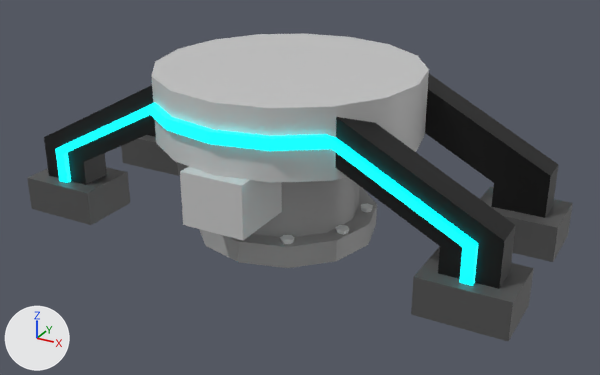
The Blender file assets/models/buildings/well_pump.blend as it was, and as the next commit left it.
Before and after are seen from a 50 mm lens placed at (2.6, -4.54, 2.58), pointed at (0.11, -0.02, 0.31). The lights are fixed; the arrows at lower left show +X, +Y and +Z.

The first picture shows 'feet_3', 'highlights_5', 'legs_2', 'nuts_4', 'pipe_1', 'top_0'.
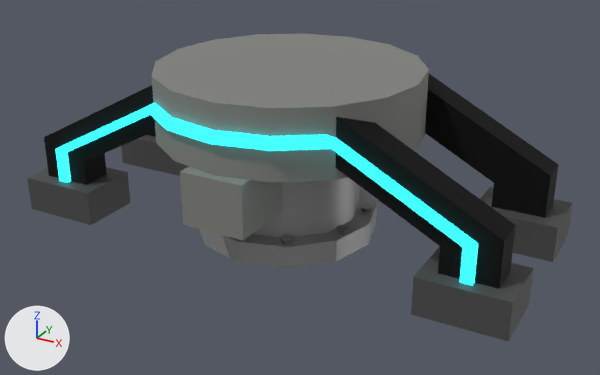
Commit message: Update well pump model

Pixel boxes [x1, y1, x2, y2] of what changed, in the pictures (600 x 375 px):
'top_0', recoloured: [151, 34, 429, 240] in both
'legs_2', recoloured: [53, 74, 558, 288] in both
'highlights_5', recoloured: [55, 103, 478, 286] in both
'nuts_4', recoloured (grey to black): [280, 203, 373, 244] in both

Diff of the bpy script that builds the scene:
```diff
--- a/assets/models/buildings/well_pump.blend.py
+++ b/assets/models/buildings/well_pump.blend.py
@@ mat_material_003 @@
+mat_material_003 = principled_material('Material.003')
+mat_material_003.base_color = (0.274, 0.274, 0.274)  # grey #8f8f8f
+mat_material_003.metallic = 0.898
+mat_material_003.roughness = 0.398
@@ mat_material @@
+mat_material = principled_material('Material')
+mat_material.base_color = (0.0, 0.0, 0.0)  # black #000000
+mat_material.roughness = 0.776
+mat_material.specular_ior_level = 0.295
@@ mat_material_002 @@
+mat_material_002 = principled_material('Material.002')
+mat_material_002.base_color = (0.21, 0.214, 0.195)  # grey #7e7f7a
+mat_material_002.roughness = 0.732
+mat_material_002.specular_ior_level = 0.76
@@ mat_material_007 @@
+mat_material_007 = principled_material('Material.007')
+mat_material_007.base_color = (0.0, 0.0, 0.0)  # black #000000
+mat_material_007.emission_color = (0.0251, 0.915, 1.0)  # cyan #2cf5ff
+mat_material_007.emission_strength = 2.0
@@ me_cylinder_003 @@
 me_cylinder_003.from_pydata(...)  # 50 vertices, 28 faces; spans x 0.0..1.52, y -0.89..0.99, z 0.24..1.01
-me_cylinder_003.materials.append(mat_material_001)
+me_cylinder_003.materials.append(mat_material_007)  # black #000000
@@ me_cylinder_002 @@
 me_cylinder_002.from_pydata(...)  # 44 vertices, 28 faces; spans x -0.9..0.9, y -0.89..0.95, z 0.33..1.13
-me_cylinder_002.materials.append(mat_material_004)  # picture img_untitled_002
+me_cylinder_002.materials.append(mat_material_002)  # grey #7e7f7a
@@ me_cylinder_005 @@
 me_cylinder_005.from_pydata(...)  # 54 vertices, 40 faces; spans x -1.65..1.65, y -0.56..0.67, z 0.24..1.12
-me_cylinder_005.materials.append(mat_material_004)  # picture img_untitled_002
+me_cylinder_005.materials.append(mat_material)  # black #000000
@@ me_cylinder_007 @@
 me_cylinder_007.from_pydata(...)  # 67 vertices, 82 faces; spans x -0.59..1.52, y -0.6..0.59, z 0.0..0.24
-me_cylinder_007.materials.append(mat_material_004)  # picture img_untitled_002
+me_cylinder_007.materials.append(mat_material_003)  # grey #8f8f8f
```
